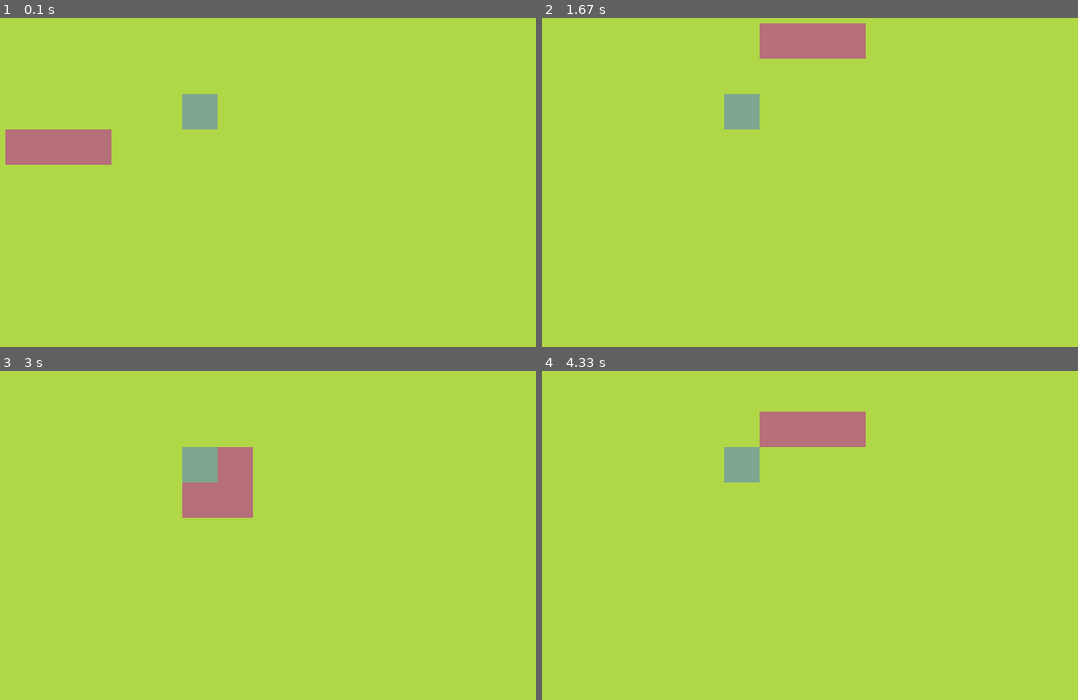
Above: before the commit, frames 1-4 (two rows, left to right).
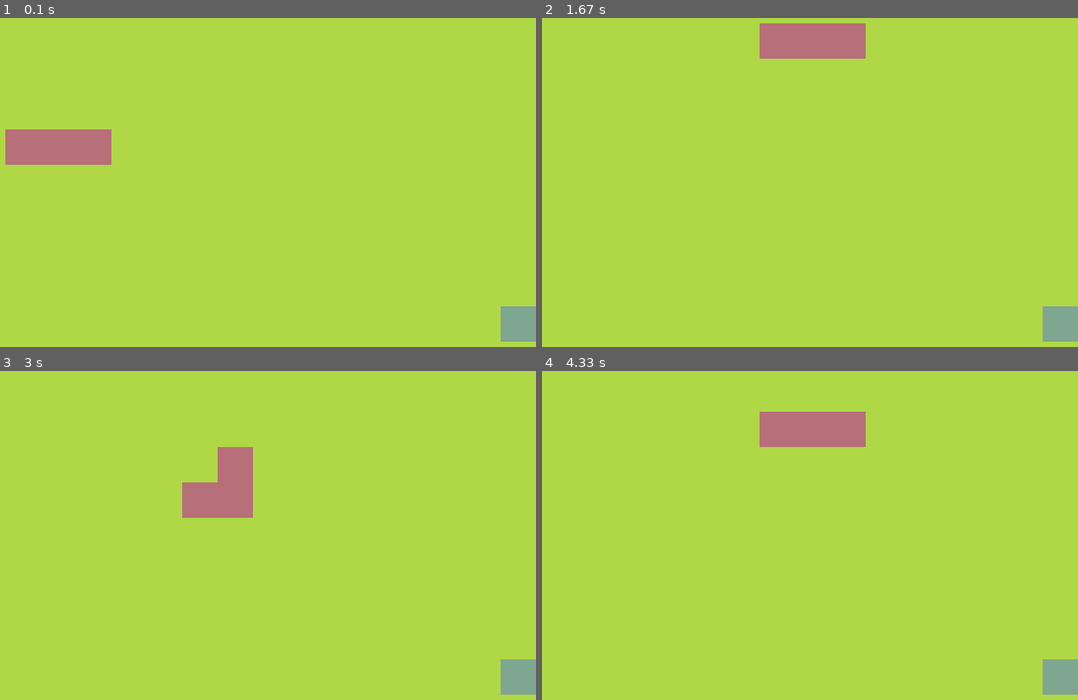
Above: after the commit, the same moments.

Repository: novenopatch/pygame-test
Game: pygame game, started from src/Snake/main.py
The game is run twice, just before and just after one commit, with the same random seed, the same clock (stepped at 60 frames per second) and the same inputs.
Inputs:
- Up to frame 1 (0.1 s): no input
- Up to frame 2 (1.67 s): hold Right 0.33-0.8 s; hold Up 0.83-1.3 s; hold Right from 1.33 s (still down)
- Up to frame 3 (3 s): release Right at 1.8 s; hold Left 1.83-2.37 s; hold Down 2.4-2.7 s; hold Left from 2.73 s (still down)
- Up to frame 4 (4.33 s): release Left at 3.13 s; hold Up 3.17-3.53 s; hold Right 3.57-4.2 s; hold Down from 4.23 s (still down)

The runs differ from the first frame. In frame 1, 1.4% of the frame differs, in the area x 33-100%, y 23-99%; in frame 2, 1.4%; in frame 3, 1.4%; in frame 4, 1.4%.

Commit message:
basic founctional snake

Diff:
--- a/src/Snake/main.py
+++ b/src/Snake/main.py
@@ -8,6 +8,7 @@
         self.LEFT = "left"
         self.body = [pygame.math.Vector2(5,10),pygame.math.Vector2(6,10),pygame.math.Vector2(7,10)]
         self.direction =  pygame.math.Vector2(1,0)
+        self.newBlock = False
 
     def drawSnake(self):
         for block in self.body:
@@ -16,9 +17,18 @@
             blockRect = pygame.Rect(posX,posY,cellSize,cellSize)
             pygame.draw.rect(screen, (183, 111, 122), blockRect)
     def moveSnake(self):
-        bodyCopy = self.body[:-1]
-        bodyCopy.insert(0,bodyCopy[0] + self.direction)
-        self.body = bodyCopy[:]
+        if self.newBlock == True:
+            bodyCopy = self.body[:]
+            bodyCopy.insert(0, bodyCopy[0] + self.direction)
+            self.body = bodyCopy[:]
+            self.newBlock = False
+        else:
+            bodyCopy = self.body[:-1]
+            bodyCopy.insert(0,bodyCopy[0] + self.direction)
+            self.body = bodyCopy[:]
+
+    def adBlock(self):
+        self.newBlock = True
     def changeDirection(self,direction:str):
         if direction == self.UP:
             self.direction = pygame.math.Vector2(0, -1)
@@ -29,18 +39,18 @@
         if direction == self.LEFT:
             self.direction = pygame.math.Vector2(-1, 0)
 
-        #elif direction == "down"
-
-
 class Fruit:
     def __init__(self):
-        self.x = random.randint(0,cellNumber -1)
-        self.y = random.randint(0,cellNumber -1)
-        self.pos = pygame.math.Vector2(self.x,self.y)
+        self.randomize()
+    def randomize(self):
+        self.x = random.randint(0, cellNumber - 1)
+        self.y = random.randint(0, cellNumber - 1)
+        self.pos = pygame.math.Vector2(self.x, self.y)
     def drawFruit(self):
         #create rectable
         fruitRect = pygame.Rect(int(self.pos.x * cellSize),int(self.pos.y * cellSize),cellSize,cellSize)
         pygame.draw.rect(screen,(126,166,144),fruitRect)
+
 
 class Main:
     def __init__(self):
@@ -49,11 +59,14 @@
     def update(self):
         self.snake.moveSnake()
     def drawElements(self):
-        mainGame.snake.drawSnake()
-        mainGame.fruit.drawFruit()
+        self.snake.drawSnake()
+        self.fruit.drawFruit()
     def checkCollision(self):
         if self.fruit.pos == self.snake.body[0]:
-            print("yo")
+            self.fruit.randomize()
+            self.snake.adBlock()
+            #self.snake.moveSnake()
+
 pygame.init()
 cellSize = 40
 cellNumber = 20
